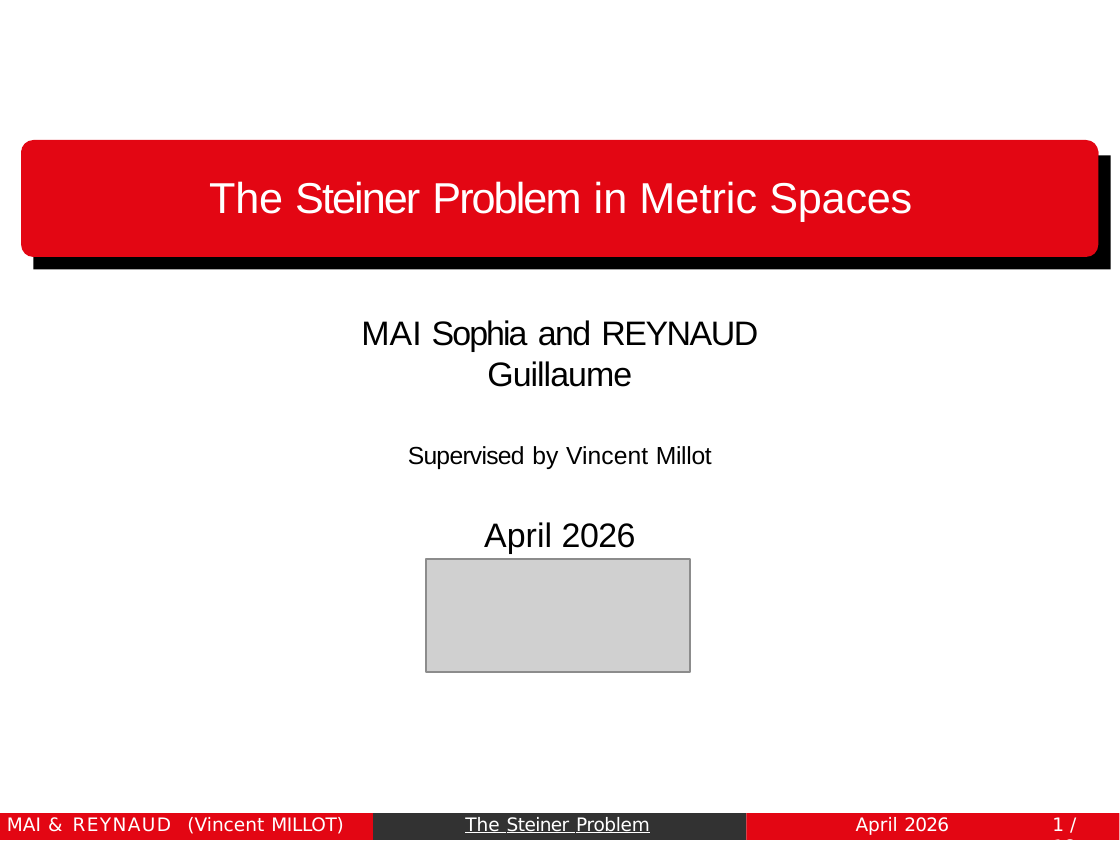
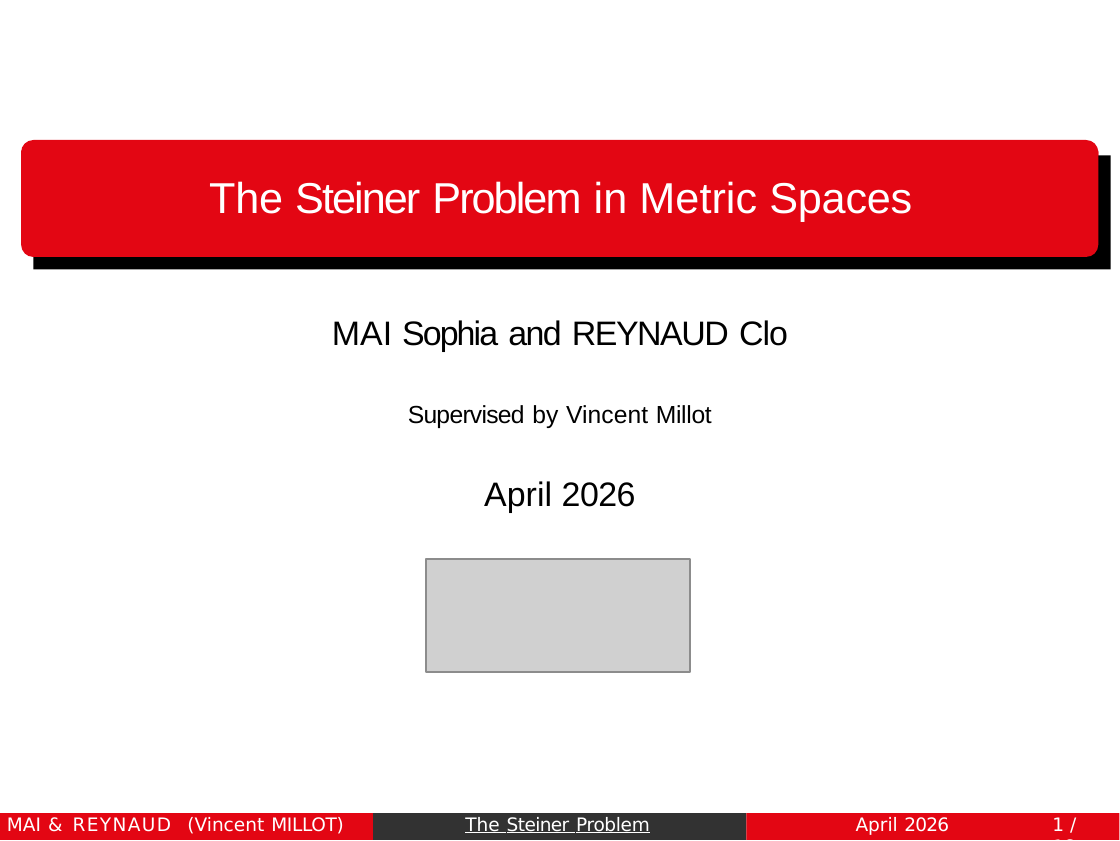
Before and after one commit to MaiaSophia/steiner-problem-2026, a slide deck: slide 1 of Présentation_TER_Steiner.pptx. Drawn at 1120x841 pixels with LibreOffice and Linux fonts; fonts in the diff are those of the drawing; grey boxes stand for pictures. Boxes give left, top, right and bottom in pixels: in the first picture for what was removed or moved away, otherwise in the second. Text is boxed around its words. In the diff, an @@ line names an element or a change of style, - is before the commit and + after.

Commit message:
Update co-author name to Clo Reynaud

```diff
--- a/Présentation_TER_Steiner.pptx
+++ b/Présentation_TER_Steiner.pptx
@@ text at box(332, 320, 788, 352): text changed @@
-MAI Sophia and REYNAUD Guillaume
+MAI Sophia and REYNAUD Clo
```
Also in this commit, not shown: 2 other files.
